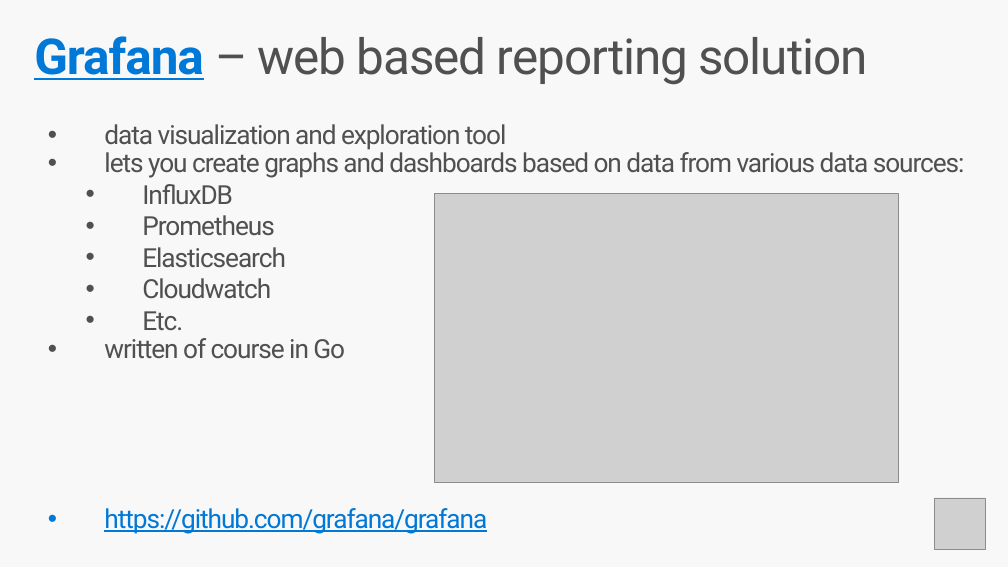
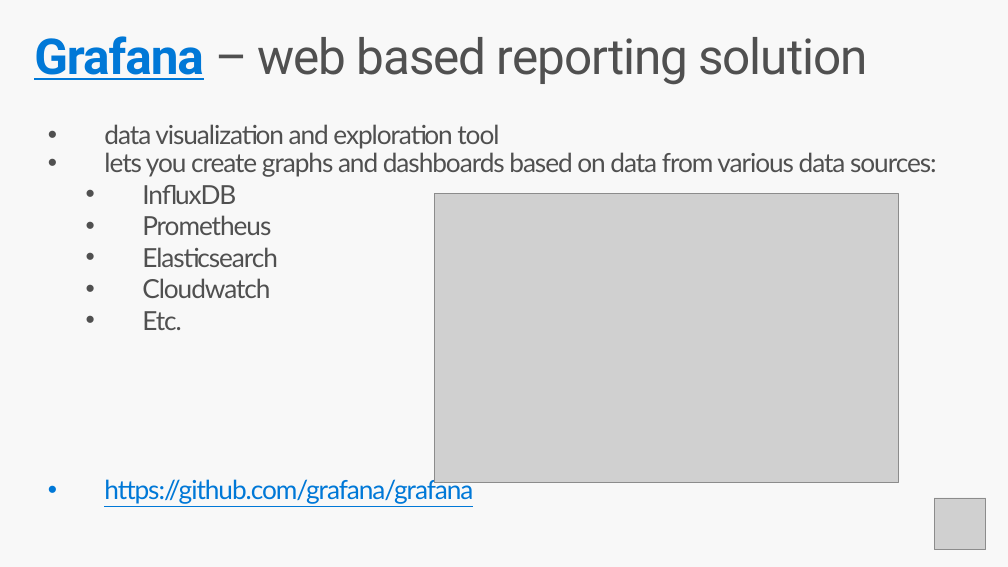
Before and after one commit to DudnykOleksandr/HealthMonitoring, a slide deck: slide 17 of docs/HealthMonitoring.pptx (slide 16 before the commit). Drawn at 1008x567 pixels with LibreOffice and Linux fonts; fonts in the diff are those of the drawing; grey boxes stand for pictures. Boxes give left, top, right and bottom in pixels: in the first picture for what was removed or moved away, otherwise in the second. Text is boxed around its words. In the diff, an @@ line names an element or a change of style, - is before the commit and + after.

```diff
--- a/docs/HealthMonitoring.pptx
+++ b/docs/HealthMonitoring.pptx
@@ text "data visualization and exploration tool" at (x1=104, y1=124, x2=937, y2=504): font Roboto to Lato @@
@@ text at (x1=104, y1=338, x2=345, y2=358): paragraph removed @@
-• written of course in Go
```
Also in this commit, not shown: 12 other slides changed, 1 slide added, 1 other file.
